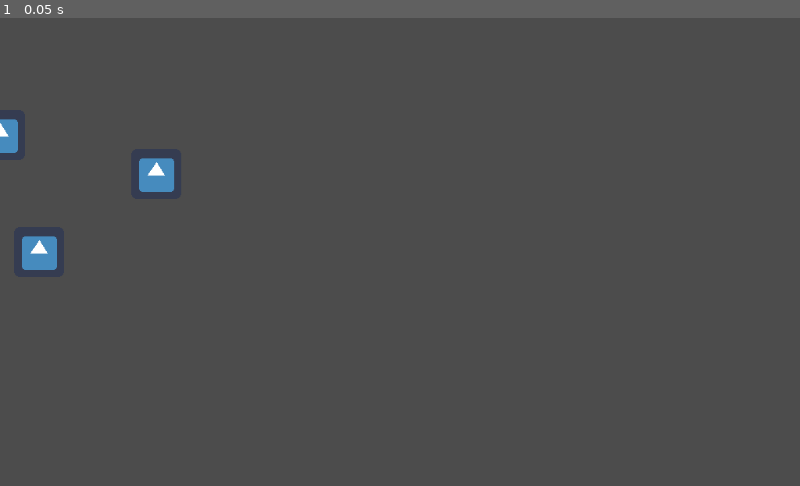
Above: before the commit, frame 1.
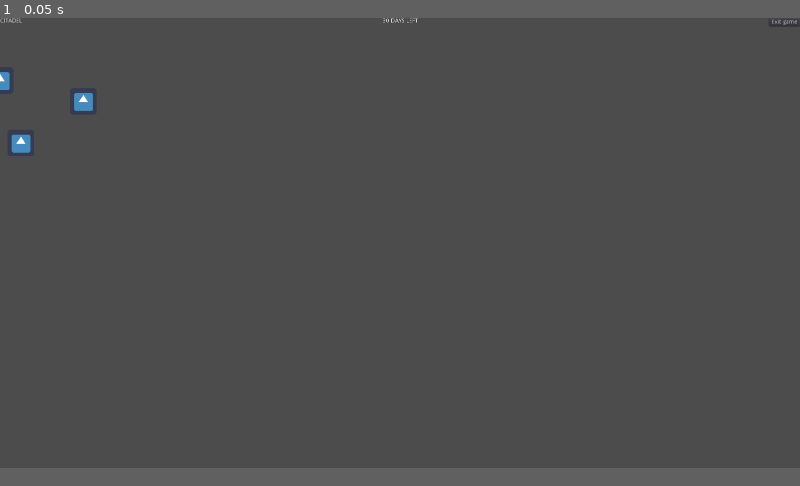
Above: after the commit, the same moment.

Repository: UsAndRufus/citadel
Game: Godot game, scene res://Main.tscn
The game is run twice, just before and just after one commit, with the same random seed, the same clock (stepped at 60 frames per second) and the same inputs. The engine's default icon, where the game draws it, is replaced by a stand-in: a white triangle on a blue panel in a dark square.
Inputs:
- Up to frame 1 (0.05 s): no input
In our replay, the window is 800x468 before the commit and 800x450 after it. These sizes can differ from the game's own. Grey fills any space a smaller window leaves; there, only what the larger window draws over its background counts as a difference.

The runs differ from the first frame. In frame 1, 1.0% of the frame differs, in the area x 0-100%, y 0-54%.

Commit message:
Add menubar

Diff:
--- a/Main.tscn
+++ b/Main.tscn
@@ -1,12 +1,15 @@
-[gd_scene load_steps=4 format=2]
+[gd_scene load_steps=5 format=2]
 
 [ext_resource path="res://Character/Character.tscn" type="PackedScene" id=1]
 [ext_resource path="res://Trait/TraitParser.gd" type="Script" id=2]
 [ext_resource path="res://Test.gd" type="Script" id=3]
+[ext_resource path="res://interface/UI.tscn" type="PackedScene" id=4]
 
-[node name="Root" type="Node2D"]
+[node name="Root" type="Node"]
 script = ExtResource( 3 )
 CharacterScene = ExtResource( 1 )
 
 [node name="TraitParser" type="Node" parent="."]
 script = ExtResource( 2 )
+
+[node name="UI" parent="." instance=ExtResource( 4 )]
--- a/Test.gd
+++ b/Test.gd
@@ -1,4 +1,4 @@
-extends Node2D
+extends Node
 
 export (PackedScene) var CharacterScene
 
--- /dev/null
+++ b/interface/UI.tscn
@@ -0,0 +1,30 @@
+[gd_scene load_steps=2 format=2]
+
+[ext_resource path="res://interface/menubar/MenuBar.tscn" type="PackedScene" id=1]
+
+[node name="UI" type="Control"]
+anchor_right = 1.0
+anchor_bottom = 1.0
+size_flags_horizontal = 3
+size_flags_vertical = 3
+__meta__ = {
+"_edit_use_anchors_": false
+}
+
+[node name="Layout" type="VBoxContainer" parent="."]
+anchor_right = 1.0
+anchor_bottom = 1.0
+size_flags_horizontal = 3
+size_flags_vertical = 3
+__meta__ = {
+"_edit_use_anchors_": false
+}
+
+[node name="MenuBar" parent="Layout" instance=ExtResource( 1 )]
+anchor_right = 0.0
+margin_right = 1920.0
+
+[node name="Sides" type="HBoxContainer" parent="Layout"]
+margin_top = 4.0
+margin_right = 1920.0
+margin_bottom = 4.0
--- /dev/null
+++ b/interface/menubar/MenuBar.tscn
@@ -0,0 +1,33 @@
+[gd_scene format=2]
+
+[node name="Control" type="Control"]
+anchor_right = 1.0
+__meta__ = {
+"_edit_use_anchors_": false
+}
+
+[node name="Title" type="Label" parent="."]
+margin_right = 44.0
+margin_bottom = 14.0
+text = "CITADEL"
+
+[node name="TimeLeft" type="Label" parent="."]
+anchor_left = 0.5
+anchor_right = 0.5
+margin_left = -42.5
+margin_right = 42.5
+margin_bottom = 14.0
+text = "30 DAYS LEFT"
+__meta__ = {
+"_edit_use_anchors_": false
+}
+
+[node name="ExitButton" type="Button" parent="."]
+anchor_left = 1.0
+anchor_right = 1.0
+margin_left = -74.0
+margin_bottom = 20.0
+text = "Exit game"
+__meta__ = {
+"_edit_use_anchors_": false
+}
--- a/project.godot
+++ b/project.godot
@@ -30,6 +30,13 @@
 run/main_scene="res://Main.tscn"
 config/icon="res://icon.png"
 
+[display]
+
+window/size/width=1920
+window/size/height=1080
+window/stretch/mode="viewport"
+window/stretch/aspect="expand"
+
 [rendering]
 
 environment/default_environment="res://default_env.tres"
